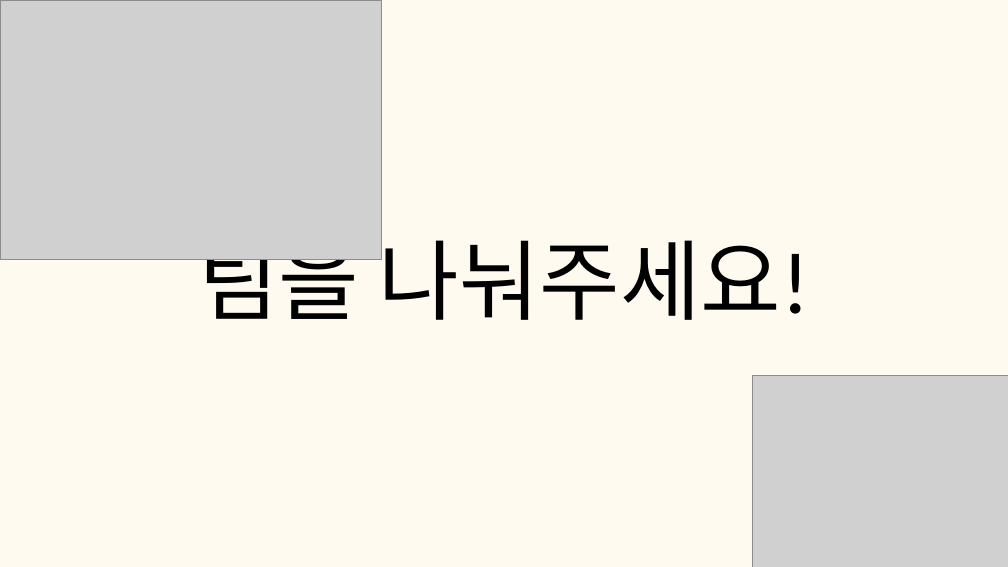
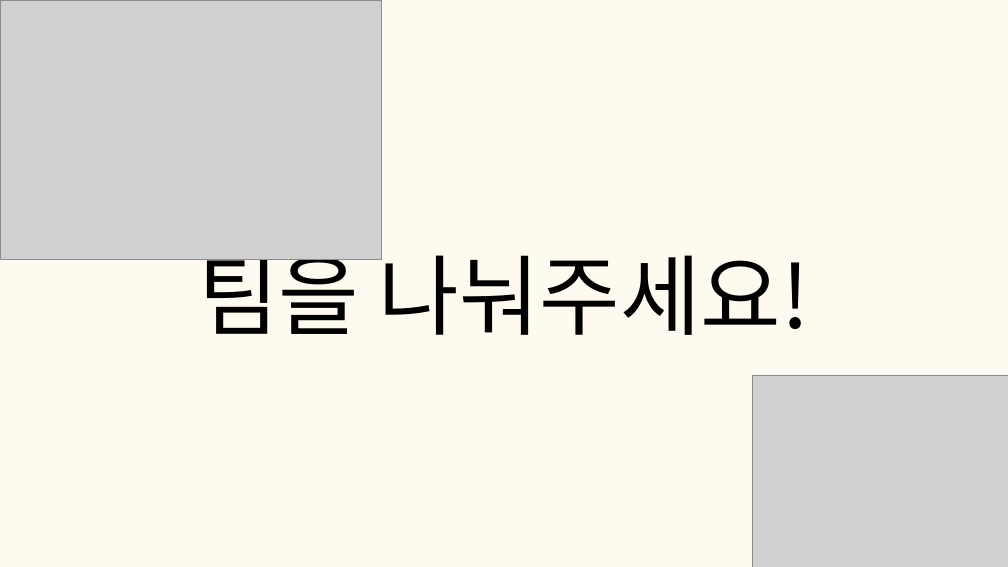
Before and after one commit to tkdgns25300/sunday_play, a slide deck: slide 3 of public/downloads/games/group-nunchi/rules.pptx. Drawn at 1008x567 pixels with LibreOffice and Linux fonts; fonts in the diff are those of the drawing; grey boxes stand for pictures. Boxes give left, top, right and bottom in pixels: in the first picture for what was removed or moved away, otherwise in the second. Text is boxed around its words. In the diff, an @@ line names an element or a change of style, - is before the commit and + after.

```diff
--- a/public/downloads/games/group-nunchi/rules.pptx
+++ b/public/downloads/games/group-nunchi/rules.pptx
@@ text "팀을 나눠주세요!": place and size @@
-text "팀을 나눠주세요!" at bbox=[198, 224, 810, 335]
+text "팀을 나눠주세요!" at bbox=[198, 239, 810, 335]
@@ text "팀을 나눠주세요!" at bbox=[198, 239, 810, 335]: font Calibri to Noto Sans CJK KR @@
```
Also in this commit, not shown: 4 other slides changed, 3 other files.
